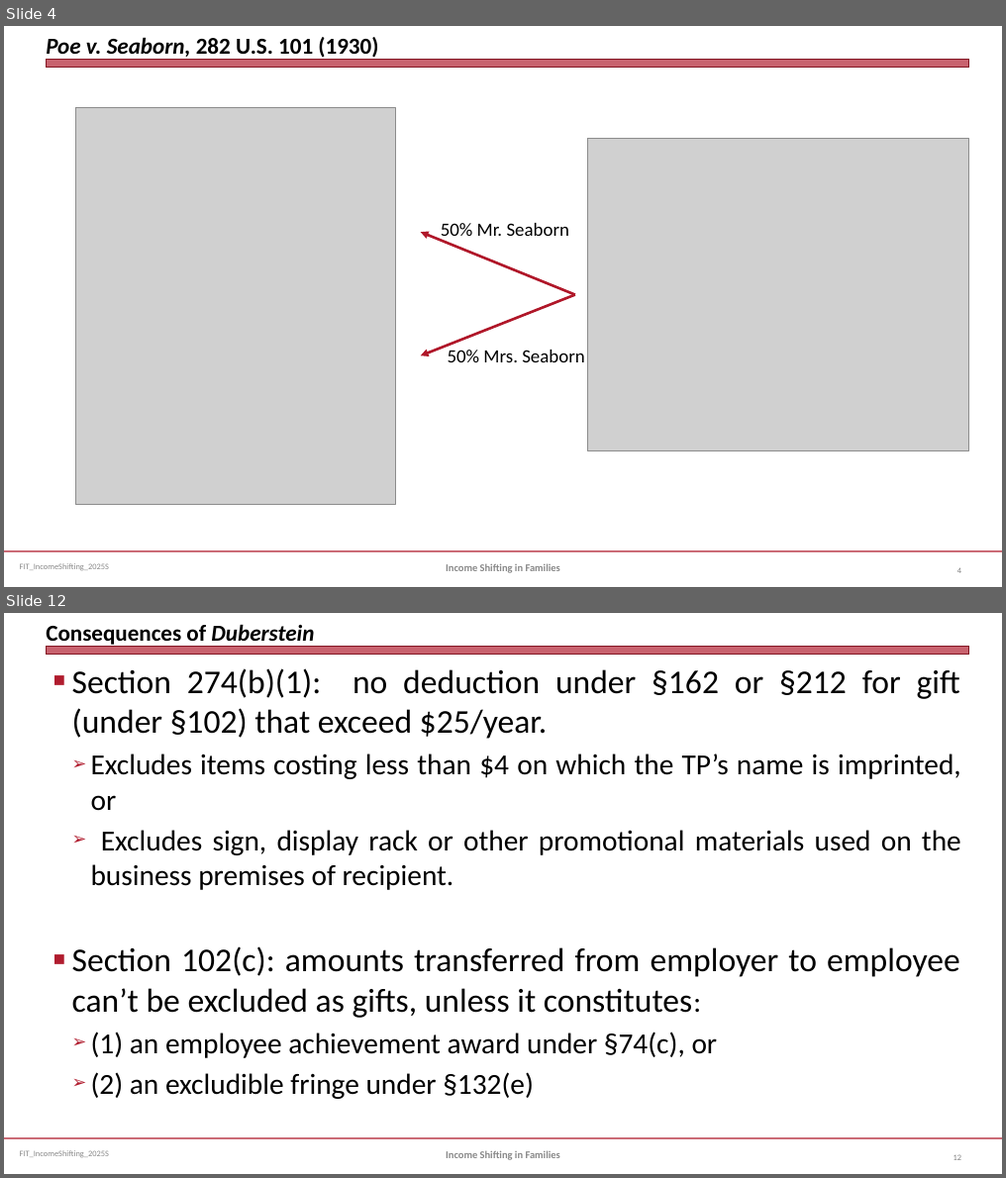
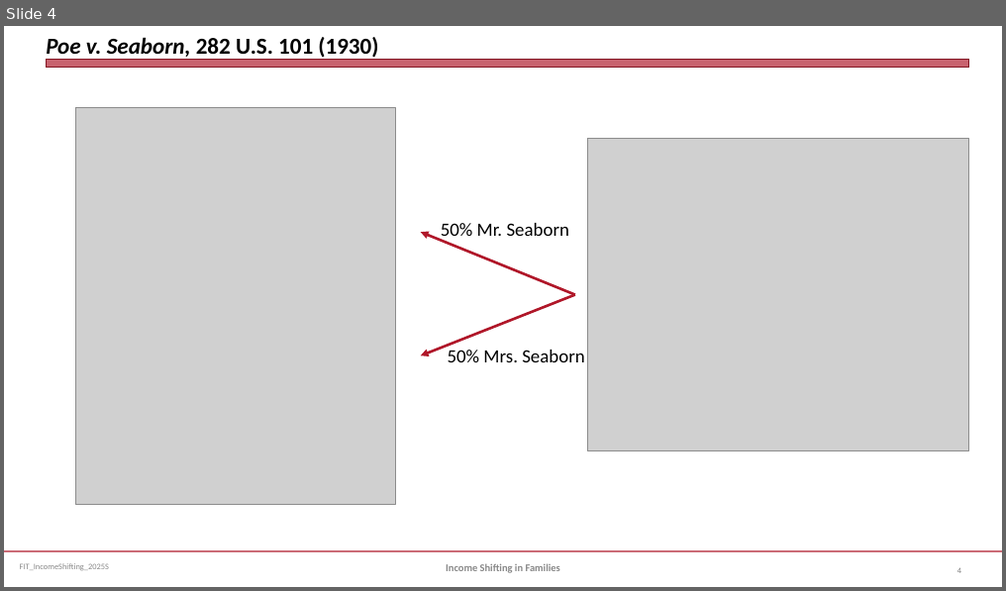
Before and after one commit to jmc877/Fed-Income-Tax, a slide deck: slides/FIT_IncomeShifting_2025S.pptx. Shown one above the other, each under a label of ours: slides 4 and 12 before the commit, slide 4 after it; the slides between them are not shown. The pictures are 1006x1178 and 1006x591 pixels, drawn with LibreOffice and Linux fonts; fonts in the diff are those of the drawing; grey boxes stand for pictures. Boxes give left, top, right and bottom in pixels: in the first picture for what was removed or moved away, otherwise in the second. Text is boxed around its words. In the diff, an @@ line names an element or a change of style, - is before the commit and + after.

```diff
--- a/slides/FIT_IncomeShifting_2025S.pptx
+++ b/slides/FIT_IncomeShifting_2025S.pptx
@@ slide 12 removed at box(4, 613, 1002, 1174), background #FFFFFF; not listed: 3 template elements that a slide beside it also shows @@
@@ title removed at box(46, 624, 314, 648) @@
-Consequences of Duberstein
@@ text removed at box(72, 668, 961, 1099) @@
-■ Section 274(b)(1): no deduction under §162 or §212 for gift (under §102) that exceed $25/year.
-  ➢ Excludes items costing less than $4 on which the TP’s name is imprinted, or
-  ➢ Excludes sign, display rack or other promotional materials used on the business premises of recipient.
-■ Section 102(c): amounts transferred from employer to employee can’t be excluded as gifts, unless it constitutes:
-  ➢ (1) an employee achievement award under §74(c), or
-  ➢ (2) an excludible fringe under §132(e)
@@ text removed at box(446, 1151, 560, 1160) @@
-Income Shifting in Families
@@ page number removed at box(953, 1155, 961, 1160) @@
-12
```
Also in this commit, not shown: 1 slide changed, 9 other slides removed.
